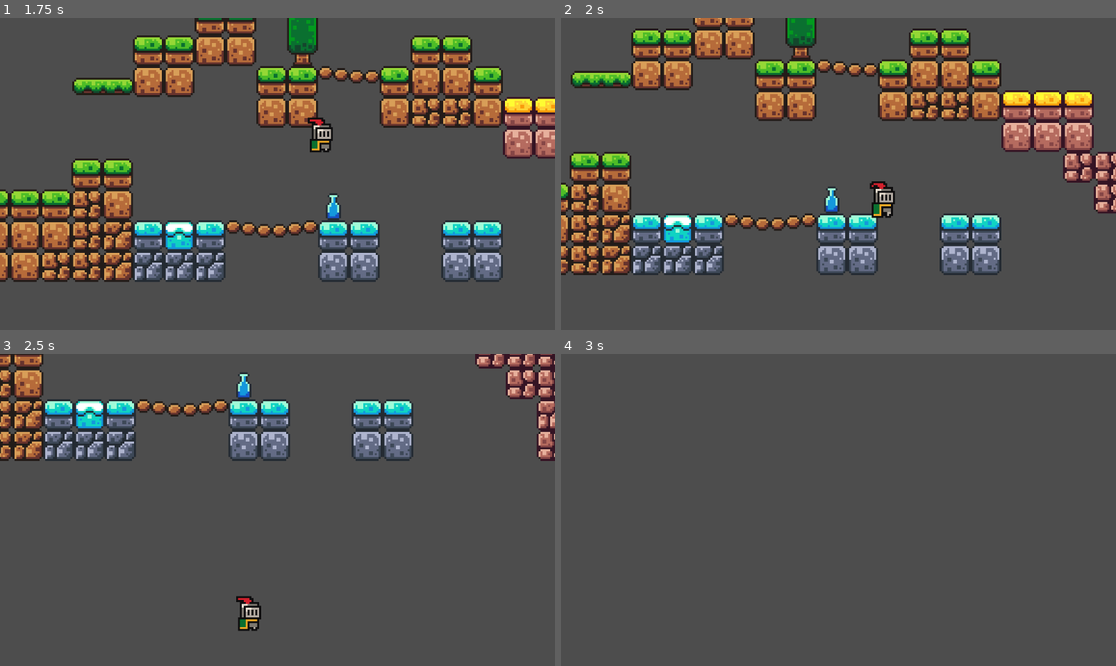
Above: before the commit, frames 1-4 (two rows, left to right).
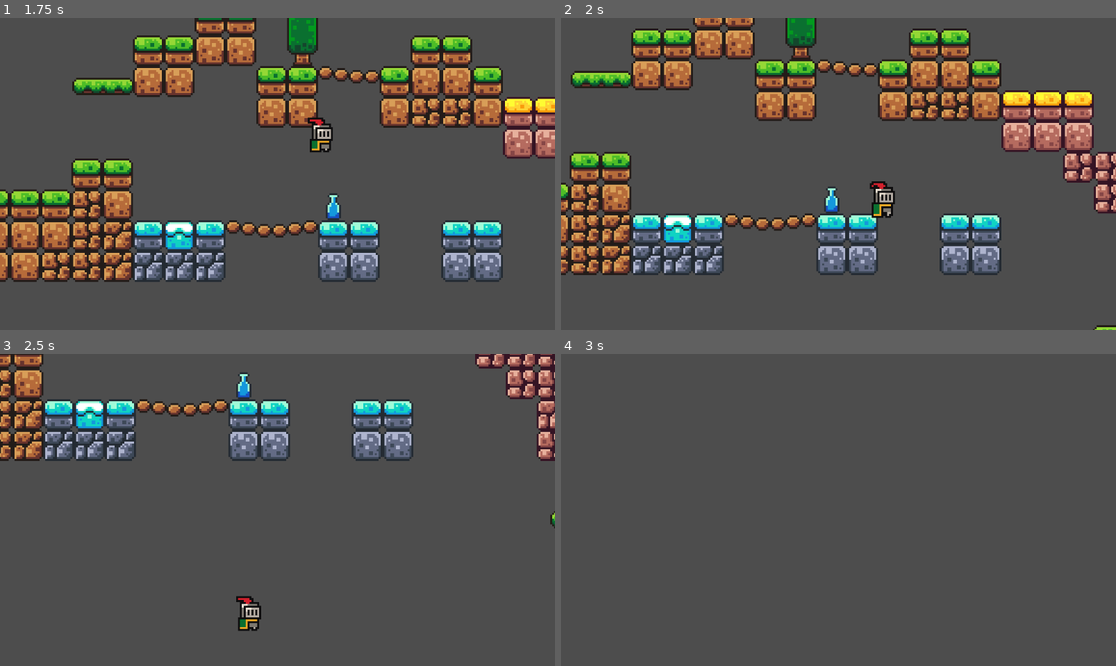
Above: after the commit, the same moments.

Repository: stalogic/tutorial-learning
Game: Godot game, scene res://scenes/game.tscn
Two runs of this game, one before a commit and one after it. Both use one fixed random seed, a clock stepped at 60 frames per second and the inputs below.
Inputs:
- Up to frame 1 (1.75 s): tap Enter (ui_accept) at 0.5, 0.77, 1.52 s; hold Right (ui_right) from 0.53 s (still down)
- Up to frame 2 (2 s): keep holding Right (ui_right)
- Up to frame 3 (2.5 s): release Right (ui_right) at 2.03 s; hold Left (ui_left) from 2.03 s (still down)
- Up to frame 4 (3 s): release Left (ui_left) at 2.78 s; hold Right (ui_right) from 2.78 s (still down)

Frame 1 is identical in both runs. In frame 2, less than 0.1% of the frame differs, in the area x 95-100%, y 98-100%; in frame 3, less than 0.1%; in frame 4, nothing differs.

Commit message:
Update game.tscn

Diff:
--- a/godot/Games/scenes/game.tscn
+++ b/godot/Games/scenes/game.tscn
@@ -444,6 +444,44 @@
 "move": SubResource("Animation_6vqhm")
 }
 
+[sub_resource type="Animation" id="Animation_llr45"]
+resource_name = "move"
+length = 11.0
+loop_mode = 2
+tracks/0/type = "value"
+tracks/0/imported = false
+tracks/0/enabled = true
+tracks/0/path = NodePath(".:position")
+tracks/0/interp = 1
+tracks/0/loop_wrap = true
+tracks/0/keys = {
+"times": PackedFloat32Array(0, 1, 9, 11),
+"transitions": PackedFloat32Array(1, 1, 1, 1),
+"update": 0,
+"values": [Vector2(306, 70), Vector2(306, 127), Vector2(686, 127), Vector2(686, 27)]
+}
+
+[sub_resource type="Animation" id="Animation_3nwnq"]
+length = 0.001
+tracks/0/type = "value"
+tracks/0/imported = false
+tracks/0/enabled = true
+tracks/0/path = NodePath(".:position")
+tracks/0/interp = 1
+tracks/0/loop_wrap = true
+tracks/0/keys = {
+"times": PackedFloat32Array(0),
+"transitions": PackedFloat32Array(1),
+"update": 0,
+"values": [Vector2(306, 70)]
+}
+
+[sub_resource type="AnimationLibrary" id="AnimationLibrary_jsgyf"]
+_data = {
+"RESET": SubResource("Animation_3nwnq"),
+"move": SubResource("Animation_llr45")
+}
+
 [node name="Game" type="Node2D"]
 
 [node name="TileMap" type="TileMap" parent="."]
@@ -471,3 +509,12 @@
 "": SubResource("AnimationLibrary_xrv4x")
 }
 autoplay = "move"
+
+[node name="Platform3" parent="." instance=ExtResource("3_jp5a3")]
+position = Vector2(306, 70)
+
+[node name="AnimationPlayer" type="AnimationPlayer" parent="Platform3"]
+libraries = {
+"": SubResource("AnimationLibrary_jsgyf")
+}
+autoplay = "move"
Not shown: 1 places in godot/Games/scenes/game.tscn that only renumber resources
